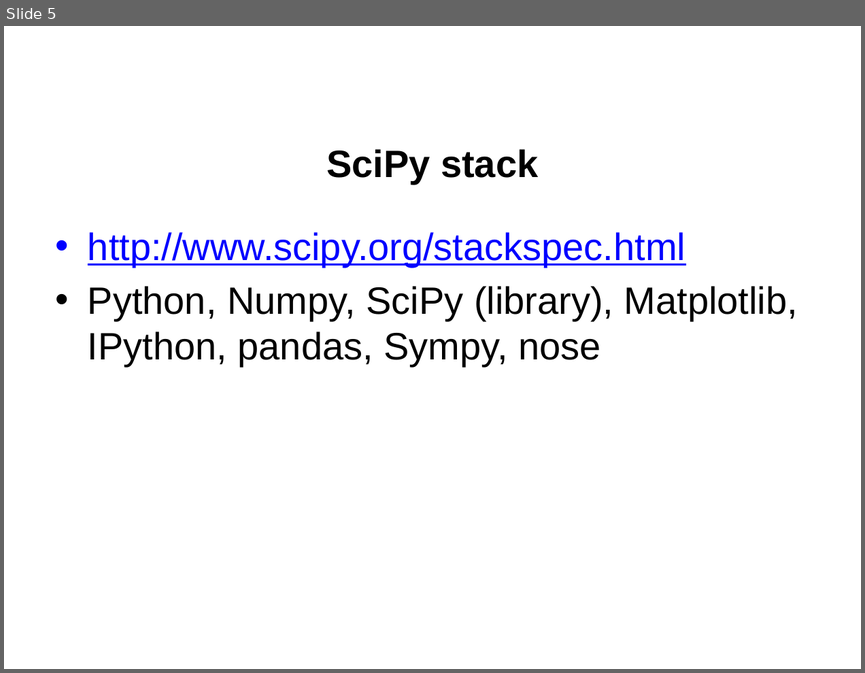
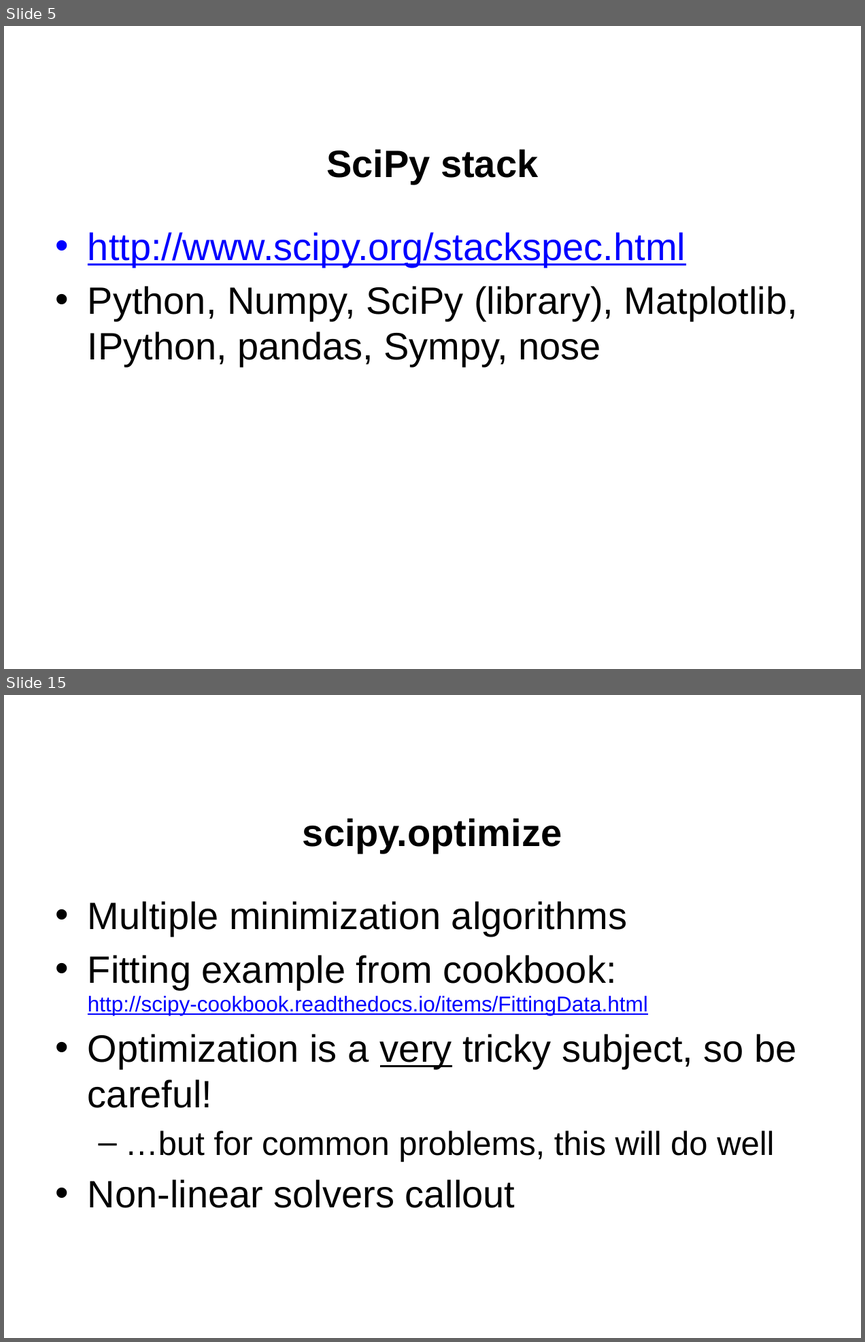
Before and after one commit to jgerity/talks, a slide deck: 2016/computing_workgroup/python_modules/python_scientific_modules.pptx. Shown one above the other, each under a label of ours: slide 5 before the commit, slides 5 and 15 after it; the slides between them are not shown. The pictures are 865x673 and 865x1342 pixels, drawn with LibreOffice and Linux fonts; fonts in the diff are those of the drawing; background and template pictures are left out. Boxes give left, top, right and bottom in pixels: in the first picture for what was removed or moved away, otherwise in the second. Text is boxed around its words. In the diff, an @@ line names an element or a change of style, - is before the commit and + after.

```diff
--- a/2016/computing_workgroup/python_modules/python_scientific_modules.pptx
+++ b/2016/computing_workgroup/python_modules/python_scientific_modules.pptx
@@ slide 15 added at bbox=[4, 695, 861, 1338], background picture (left out) @@
@@ title added at bbox=[303, 818, 562, 853], 32 pt, text #000000, bold @@
+scipy.optimize
@@ text added at bbox=[88, 901, 797, 1208], 32 pt, text #000000 @@
+• Multiple minimization algorithms
+• Fitting example from cookbook:
+  http://scipy-cookbook.readthedocs.io/items/FittingData.html
+• Optimization is a very tricky subject, so be careful!
+  – …but for common problems, this will do well
+• Non-linear solvers callout
```
Also in this commit, not shown: 7 slides changed, 10 other slides added, 2 slides removed.
